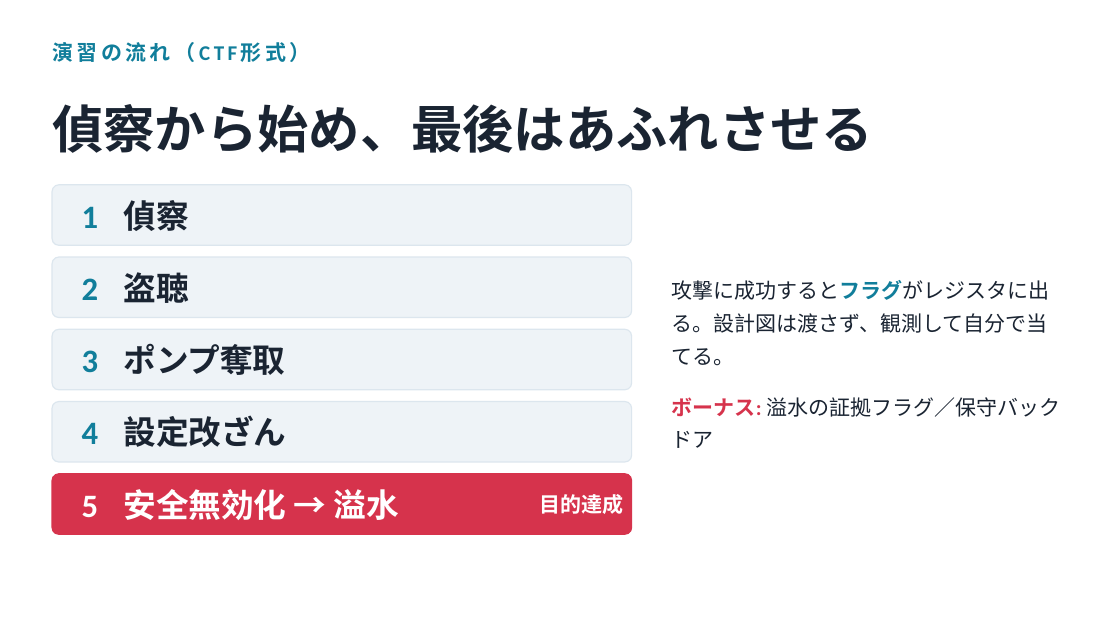
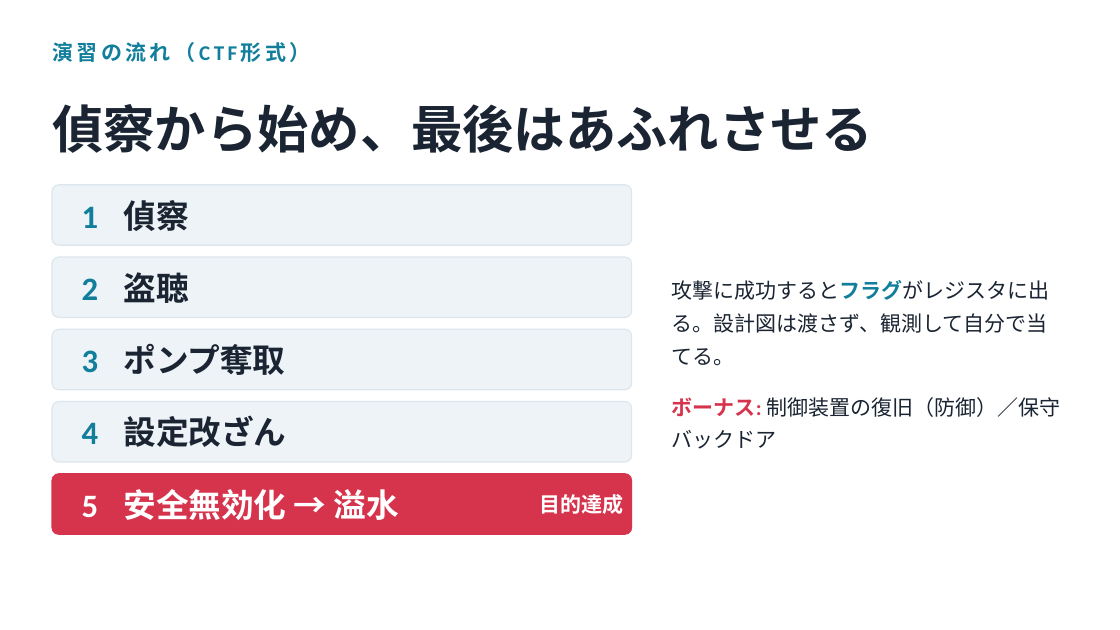
Before and after one commit to Tivo0921/ot-modbus-ctf, a slide deck: slide 7 of slides/ot-intro.pptx. Drawn at 1120x630 pixels with LibreOffice and Linux fonts; fonts in the diff are those of the drawing. Boxes give left, top, right and bottom in pixels: in the first picture for what was removed or moved away, otherwise in the second. Text is boxed around its words. In the diff, an @@ line names an element or a change of style, - is before the commit and + after.

```diff
--- a/slides/ot-intro.pptx
+++ b/slides/ot-intro.pptx
@@ text at <box>672,397,1061,449</box>: text changed @@
-ボーナス: 溢水の証拠フラグ／保守バックドア
+ボーナス: 制御装置の復旧（防御）／保守バックドア
```
Also in this commit, not shown: 5 other files.
